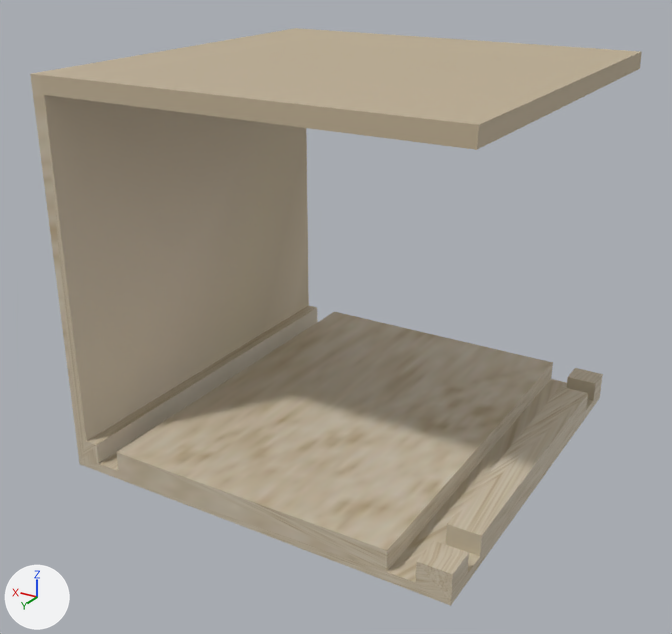
The glTF model 箱庭/Asset/Models/Terrains/R'lyeh/SepBox/SepBox.gltf as it was, and as the next commit left it.
Rendered twice from a 50 mm lens placed at (-8.46, 14.94, 9.39), pointed at (0.14, 0.59, 2.22). The lights are fixed; the arrows at lower left show +X, +Y and +Z. Where no turn or scale is listed for an object, it has been applied to the vertices. Vertices at the same position are counted once.
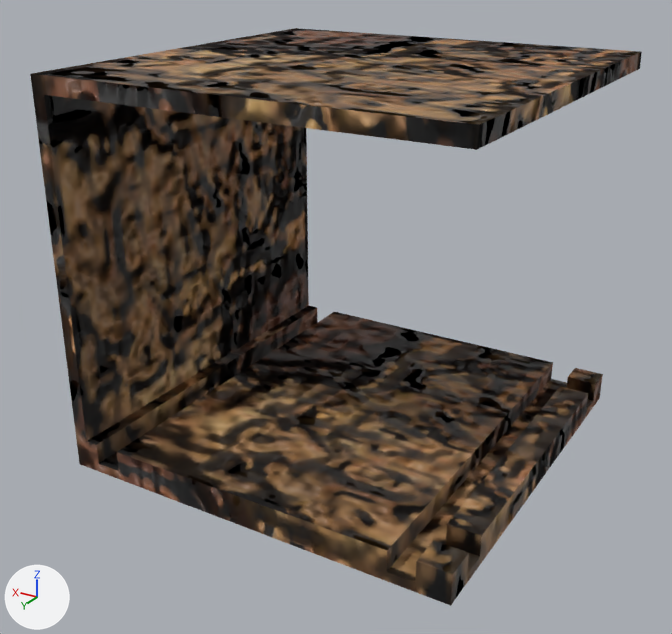
Location of each change, [x1, y1, x2, y2] in pixels of the pictures (672 x 634 px):
'Cube.002', surface changed: [30, 28, 642, 606] in both

The change, as a diff of the scene's bpy script:
```diff
--- a/箱庭/Asset/Models/Terrains/R'lyeh/SepBox/SepBox.gltf.py
+++ b/箱庭/Asset/Models/Terrains/R'lyeh/SepBox/SepBox.gltf.py
@@ img_normalstone1 @@
+img_normalstone1 = load_image('normalstone1', 'normalstone1.png', 64, 43, 'Non-Color')
@@ img_stone1 @@
+img_stone1 = load_image('stone1', 'stone1.jpg', 64, 43, 'sRGB')
@@ mat_material_003 @@
 n0 = _N.new('ShaderNodeBsdfPrincipled'); n0.name = 'Principled BSDF'
 n2 = _N.new('ShaderNodeTexImage'); n2.name = 'Image Texture'
-n2.image = img_sunahekil02
+n2.image = img_stone1
+n3 = _N.new('ShaderNodeNormalMap'); n3.name = 'Normal Map'
+n3.uv_map = 'UVMap'
+n4 = _N.new('ShaderNodeTexImage'); n4.name = 'Image Texture.001'
+n4.image = img_normalstone1
 _L.new(n0.outputs[0], n1.inputs[0])  # 'BSDF' to 'Surface'
 _L.new(n2.outputs[0], n0.inputs[0])  # 'Color' to 'Base Color'
+_L.new(n3.outputs[0], n0.inputs[5])  # 'Normal' to 'Normal'
+_L.new(n4.outputs[0], n3.inputs[1])  # 'Color' to 'Color'
@@ me_cube_003 @@
 me_cube_003.from_pydata(...)  # 54 vertices, 104 faces; spans x -4.0..4.0, y -4.0..4.0, z -0.72..6.82
 # used by ob_cube_002; location = (0.0, 0.0, 0.18)
+# me_cube_003 part 1: texture (UV) coordinates of 104 of 104 faces, centred in x -4.0..4.0, y -4.0..4.0, z -0.72..6.82, changed; they spanned u 0.0..0.99, v 0.0..1.0 and now span u -0.01..1.0, v -0.01..1.12
 me_cube_003.materials.append(mat_material_003)
```
